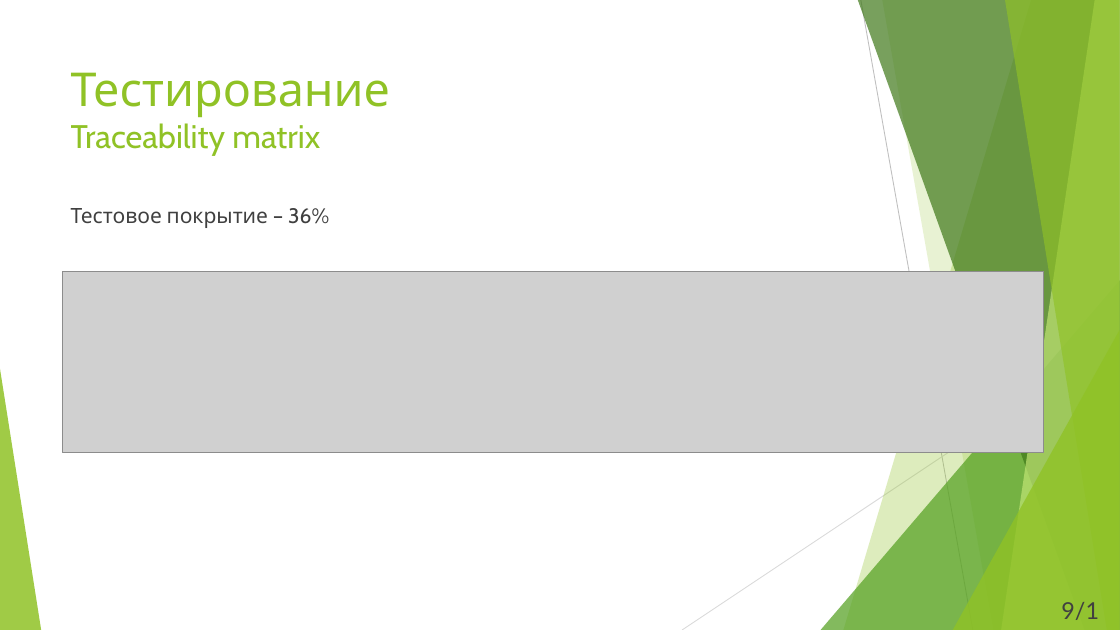
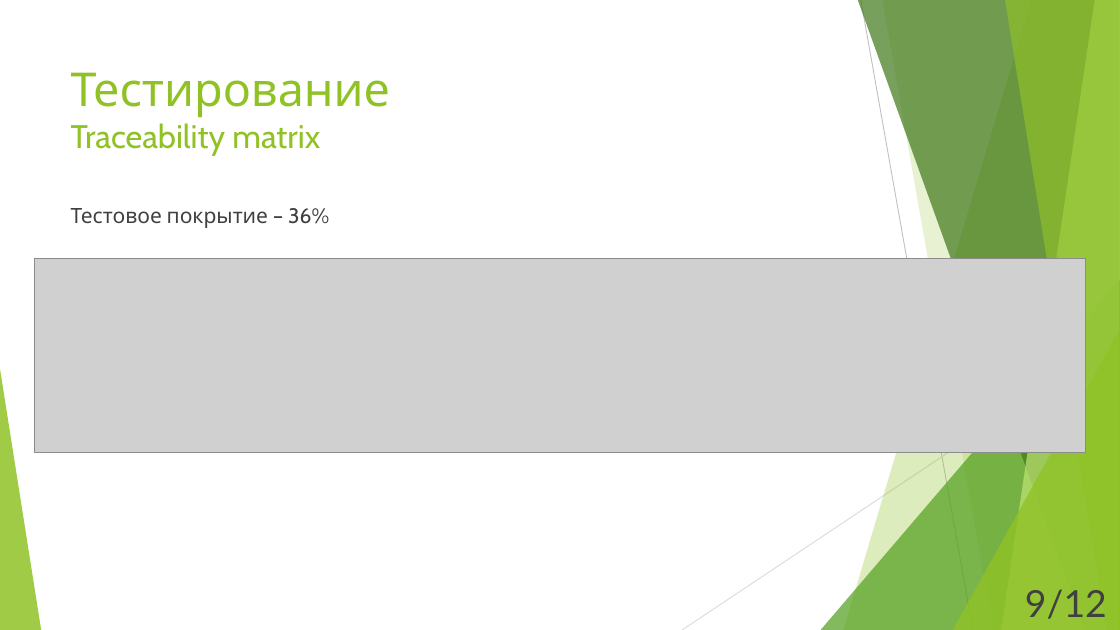
Before and after one commit to AlfaToad/MDK, a slide deck: slide 9 of documents/presentation/Электроный Дневник Политеха.pptx. Drawn at 1120x630 pixels with LibreOffice and Linux fonts; fonts in the diff are those of the drawing; grey boxes stand for pictures. Boxes give left, top, right and bottom in pixels: in the first picture for what was removed or moved away, otherwise in the second. Text is boxed around its words. In the diff, an @@ line names an element or a change of style, - is before the commit and + after.

```diff
--- a/documents/presentation/Электроный Дневник Политеха.pptx
+++ b/documents/presentation/Электроный Дневник Политеха.pptx
@@ picture: place and size @@
-picture at (62, 271, 1044, 453)
+picture at (34, 259, 1086, 453)
@@ text "9/12": place and size @@
-text "9/12" at (1061, 602, 1099, 620)
+text "9/12" at (1025, 589, 1107, 619)
@@ text "9/12" at (1025, 589, 1107, 619): size 20 to 32 pt @@
```
Also in this commit, not shown: 10 other slides changed.
